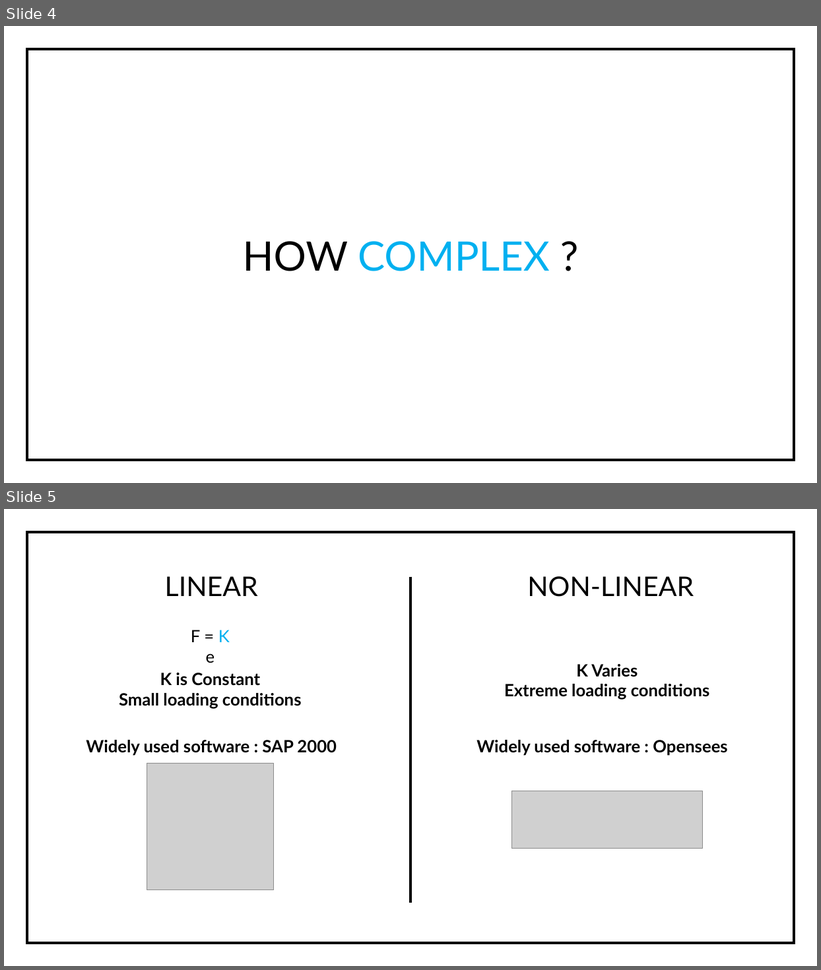
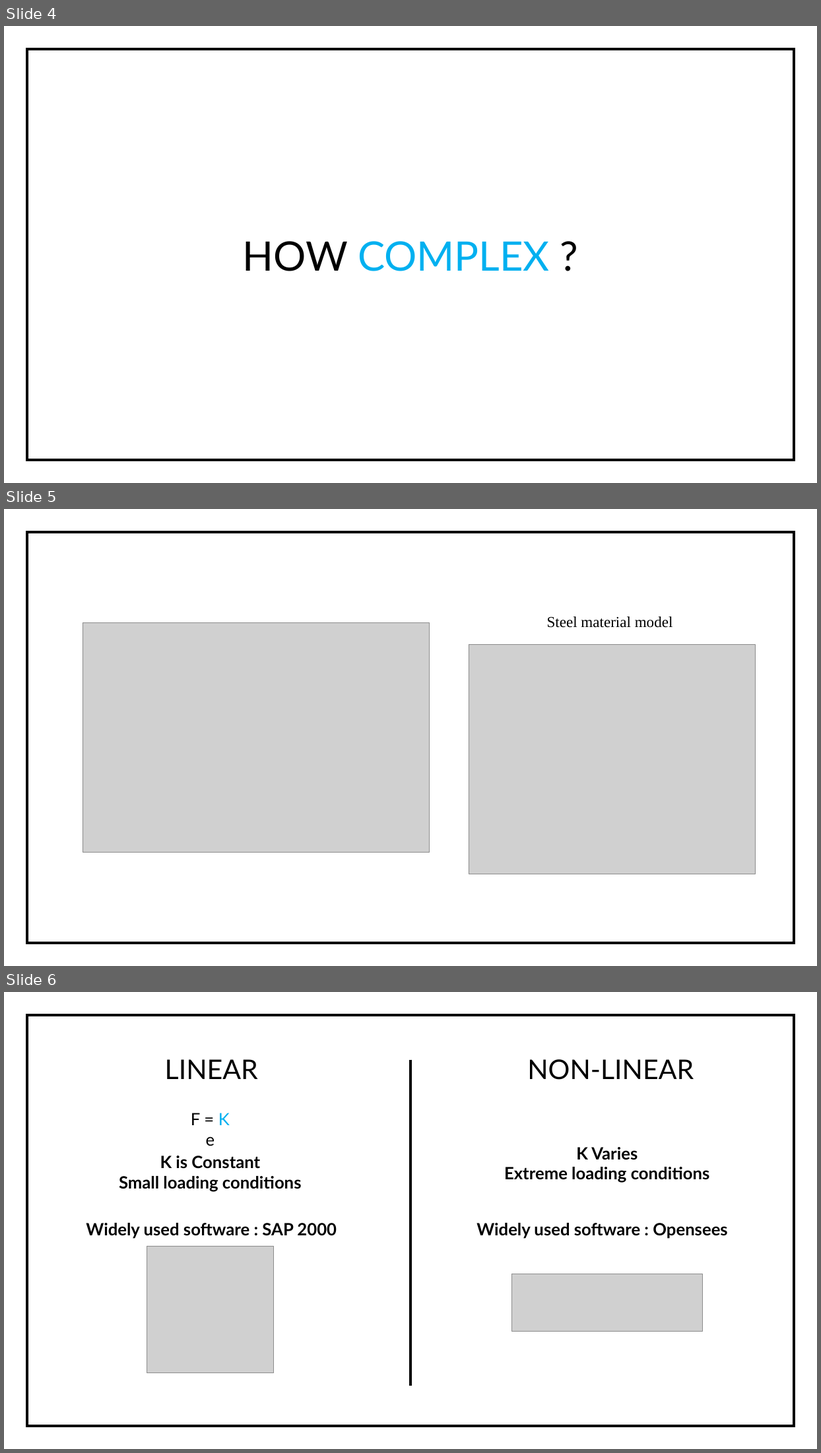
Before and after one commit to imsuneth/FEM, a slide deck: Documentations/Mid evaluation presentation/FINITE ELEMENT BASED STRUCTURAL ANALYSIS.pptx. Shown one above the other, each under a label of ours: slides 4 and 5 before the commit, slides 4, 5 and 6 after it. The pictures are 821x970 and 821x1453 pixels, drawn with LibreOffice and Linux fonts; fonts in the diff are those of the drawing; grey boxes stand for pictures. Boxes give left, top, right and bottom in pixels: in the first picture for what was removed or moved away, otherwise in the second. Text is boxed around its words. In the diff, an @@ line names an element or a change of style, - is before the commit and + after.

```diff
--- a/Documentations/Mid evaluation presentation/FINITE ELEMENT BASED STRUCTURAL ANALYSIS.pptx
+++ b/Documentations/Mid evaluation presentation/FINITE ELEMENT BASED STRUCTURAL ANALYSIS.pptx
@@ slide 5 added at [4,509,817,966], background #FFFFFF @@
@@ rectangle added at [27,532,795,944], outline #000000 3 pt @@
@@ picture added at [83,623,430,853] @@
@@ text added at [547,617,673,628], 18 pt, text #000000 @@
+Steel material model
@@ picture added at [469,644,756,875] @@
@@ what was slide 5 is now slide 6 @@
```
Also in this commit, not shown: 2 other files.
